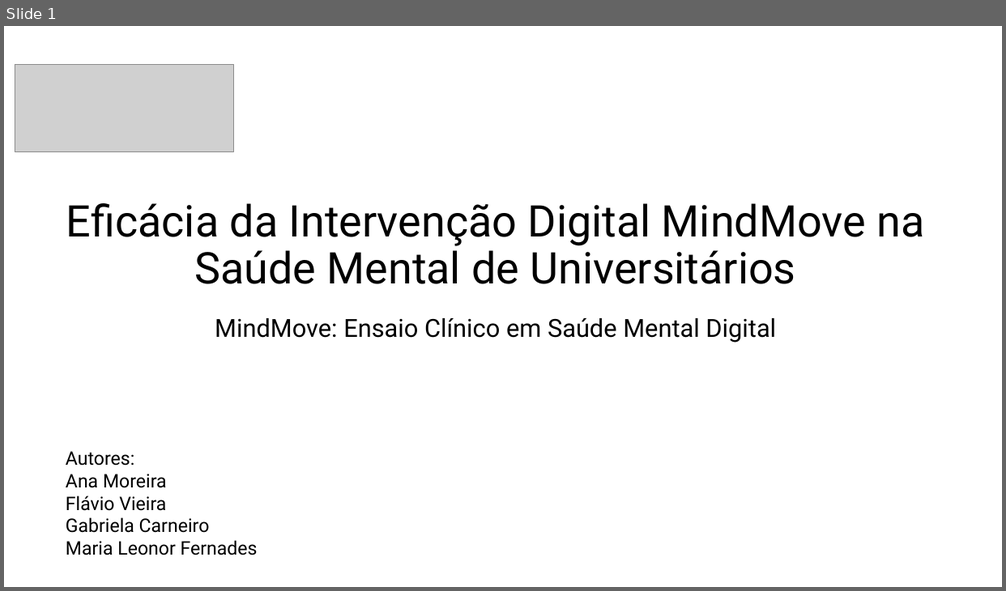
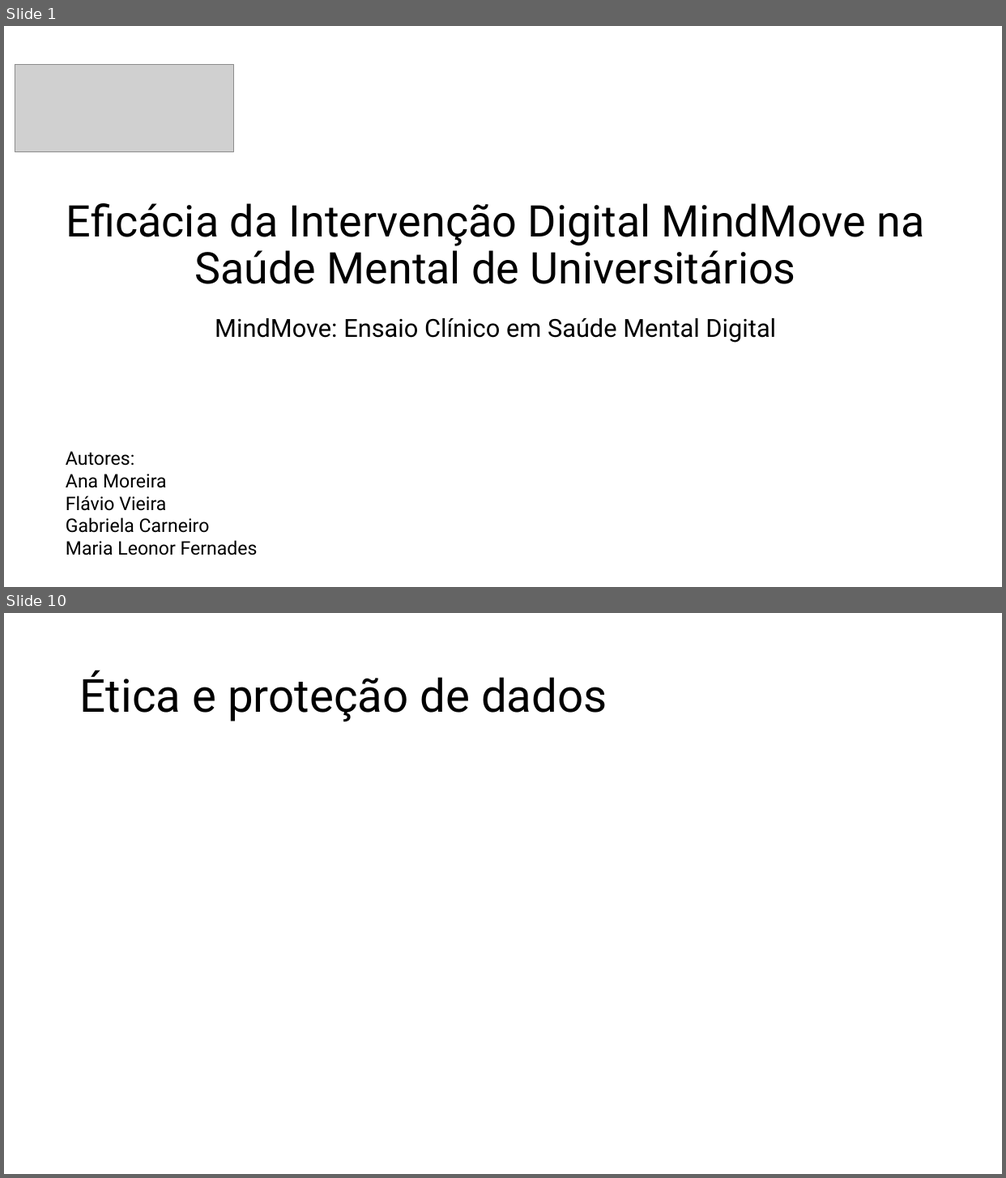
Before and after one commit to sofiawxys/Projeto_FerramentasProdutividade_G_2_E3, a slide deck: projeto_fp_tp10.pptx. Shown one above the other, each under a label of ours: slide 1 before the commit, slides 1 and 10 after it; the slides between them are not shown. The pictures are 1006x591 and 1006x1178 pixels, drawn with LibreOffice and Linux fonts; fonts in the diff are those of the drawing; grey boxes stand for pictures; background and template pictures are left out. Boxes give left, top, right and bottom in pixels: in the first picture for what was removed or moved away, otherwise in the second. Text is boxed around its words. In the diff, an @@ line names an element or a change of style, - is before the commit and + after.

```diff
--- a/projeto_fp_tp10.pptx
+++ b/projeto_fp_tp10.pptx
@@ slide 10 added at box(4, 613, 1002, 1174), background #FFFFFF @@
@@ title added at box(80, 670, 607, 722), 44 pt, text #000000 @@
+Ética e proteção de dados
```
Also in this commit, not shown: 8 other slides added.
